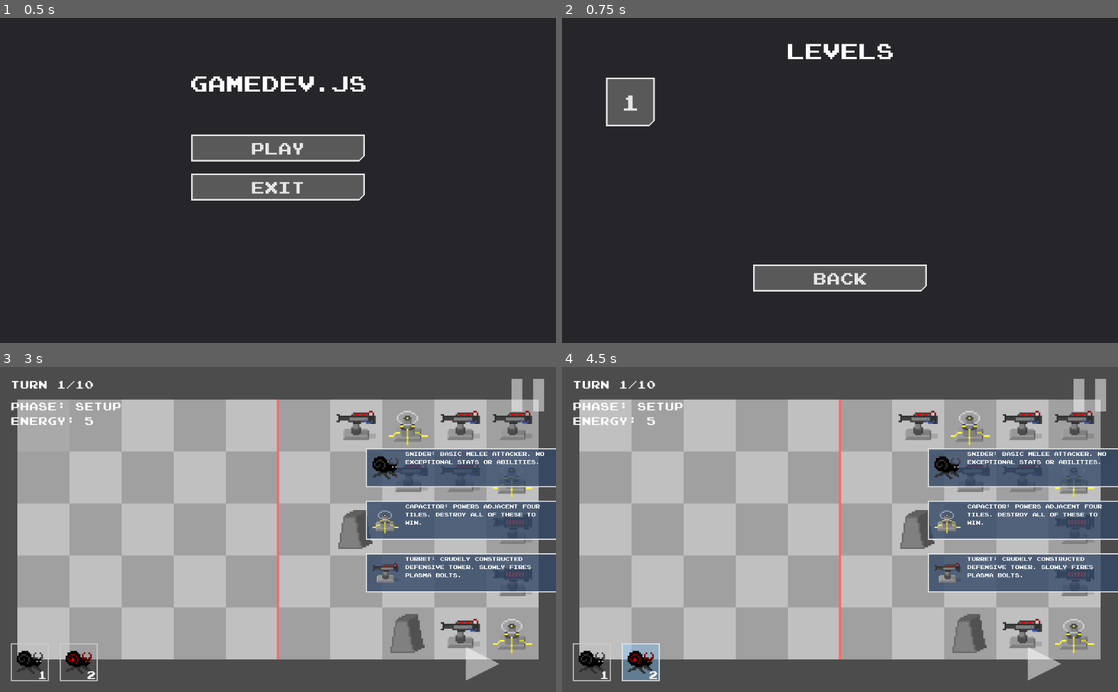
Above: before the commit, frames 1-4 (two rows, left to right).
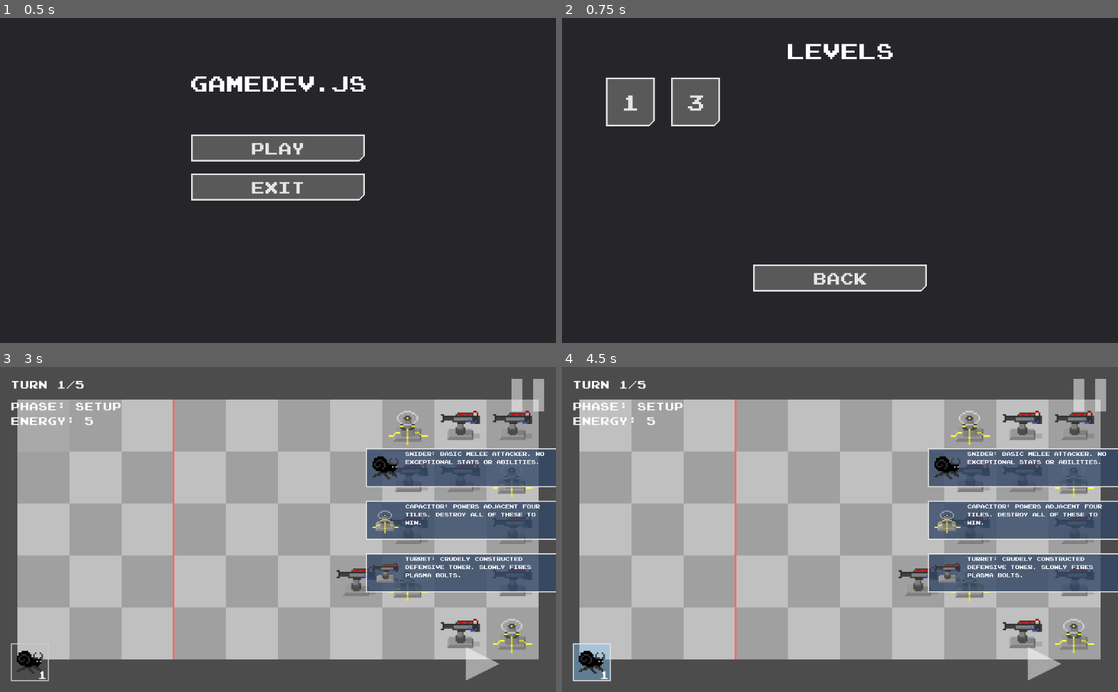
Above: after the commit, the same moments.

Repository: Exospud/Ephemera
Game: Godot game, scene res://screens/title/TitleScreen.tscn
Two runs of this game, one before a commit and one after it. Both use one fixed random seed, a clock stepped at 60 frames per second and the inputs below.
Inputs:
- Up to frame 1 (0.5 s): no input
- Up to frame 2 (0.75 s): click "Play" at 0.5 s
- Up to frame 3 (3 s): click "Back" at 1.25 s; click "Play" at 2 s; click "1" at 2.75 s
- Up to frame 4 (4.5 s): click "1" at 3.5 s; click "2" (after the commit: "1") at 4.25 s

Frame 1 is identical in both runs. In frame 2, 1.3% of the frame differs, in the area x 19-29%, y 18-34%; in frame 3, 3.2%; in frame 4, 4.2%, in the area x 2-96%, y 4-97%.

Commit message:
Created complete first 3 levels
+ various minor changes and fixes

Diff:
--- a/assets/ui/intro_slide/IntroSlide.tscn
+++ b/assets/ui/intro_slide/IntroSlide.tscn
@@ -1,10 +1,11 @@
-[gd_scene load_steps=6 format=2]
+[gd_scene load_steps=7 format=2]
 
 [ext_resource path="res://assets/ui/intro_slide/intro_slide.tres" type="StyleBox" id=1]
 [ext_resource path="res://assets/missing.png" type="Texture" id=2]
 [ext_resource path="res://assets/fonts/TextFont.tres" type="DynamicFont" id=3]
 [ext_resource path="res://assets/ui/intro_slide/IntroSlide.gd" type="Script" id=4]
 [ext_resource path="res://assets/ui/empty.tres" type="StyleBox" id=5]
+[ext_resource path="res://assets/ui/intro_slide/intro_slide_hover.tres" type="StyleBox" id=6]
 
 [node name="IntroSlide" type="Button"]
 anchor_left = 1.0
@@ -14,8 +15,8 @@
 margin_left = -350.0
 margin_bottom = 72.0
 focus_mode = 0
-custom_styles/hover = ExtResource( 1 )
-custom_styles/pressed = ExtResource( 1 )
+custom_styles/hover = ExtResource( 6 )
+custom_styles/pressed = ExtResource( 6 )
 custom_styles/focus = ExtResource( 5 )
 custom_styles/disabled = ExtResource( 5 )
 custom_styles/normal = ExtResource( 1 )
--- /dev/null
+++ b/assets/ui/intro_slide/intro_slide_hover.tres
@@ -0,0 +1,10 @@
+[gd_resource type="StyleBoxFlat" format=2]
+
+[resource]
+bg_color = Color( 0.175, 0.247917, 0.35, 0.784314 )
+border_width_left = 2
+border_width_top = 2
+border_width_bottom = 2
+border_color = Color( 0.9, 0.9, 0.9, 1 )
+corner_detail = 1
+anti_aliasing = false
--- a/game/entities/Deployable.gd
+++ b/game/entities/Deployable.gd
@@ -2,13 +2,6 @@
 
 
 export var cell: Vector2
-
-
-# Called when the node enters the scene tree for the first time.
-func _ready():
-	cell = cell.round();
-	position = _map.map_to_world(cell) + _map.cell_size * 0.5
-	self.add_to_group("placed")
 
 
 ## Returns the manhattan distance between this entity and the specified cell
@@ -23,3 +16,4 @@
 	if _level.cell_available(target):
 		self.cell = target;
 		position = _map.map_to_world(target) + _map.cell_size * 0.5
+		self.add_to_group("placed")
--- a/game/entities/towers/Turret/Turret.tscn
+++ b/game/entities/towers/Turret/Turret.tscn
@@ -3,7 +3,7 @@
 [ext_resource path="res://game/entities/towers/Tower.tscn" type="PackedScene" id=1]
 [ext_resource path="res://game/entities/towers/Turret/turret.png" type="Texture" id=2]
 
-[node name="Cannon" instance=ExtResource( 1 )]
+[node name="Turret" instance=ExtResource( 1 )]
 
 [node name="Sprite" parent="." index="0"]
 texture = ExtResource( 2 )
--- /dev/null
+++ b/game/levels/01.tscn
@@ -0,0 +1,47 @@
+[gd_scene load_steps=4 format=2]
+
+[ext_resource path="res://game/levels/Level.tscn" type="PackedScene" id=1]
+[ext_resource path="res://game/entities/towers/Turret/Turret.tscn" type="PackedScene" id=2]
+[ext_resource path="res://game/entities/towers/Capacitor/Capacitor.tscn" type="PackedScene" id=3]
+
+[node name="Level" instance=ExtResource( 1 )]
+max_turns = 5
+
+[node name="Turret1" parent="." index="0" instance=ExtResource( 2 )]
+cell = Vector2( 9, 0 )
+
+[node name="Capacitor" parent="." index="1" instance=ExtResource( 3 )]
+cell = Vector2( 9, 1 )
+
+[node name="Turret2" parent="." index="2" instance=ExtResource( 2 )]
+cell = Vector2( 9, 2 )
+
+[node name="Turret3" parent="." index="3" instance=ExtResource( 2 )]
+cell = Vector2( 9, 3 )
+
+[node name="Capacitor2" parent="." index="4" instance=ExtResource( 3 )]
+cell = Vector2( 9, 4 )
+
+[node name="Turret4" parent="." index="5" instance=ExtResource( 2 )]
+cell = Vector2( 8, 0 )
+
+[node name="Turret5" parent="." index="6" instance=ExtResource( 2 )]
+cell = Vector2( 8, 1 )
+
+[node name="Turret6" parent="." index="7" instance=ExtResource( 2 )]
+cell = Vector2( 8, 4 )
+
+[node name="Capacitor3" parent="." index="8" instance=ExtResource( 3 )]
+cell = Vector2( 7, 0 )
+
+[node name="Turret7" parent="." index="9" instance=ExtResource( 2 )]
+cell = Vector2( 7, 1 )
+
+[node name="Turret8" parent="." index="10" instance=ExtResource( 2 )]
+cell = Vector2( 7, 2 )
+
+[node name="Capacitor4" parent="." index="11" instance=ExtResource( 3 )]
+cell = Vector2( 7, 3 )
+
+[node name="Turret9" parent="." index="12" instance=ExtResource( 2 )]
+cell = Vector2( 6, 3 )
--- /dev/null
+++ b/game/levels/02.tscn
@@ -0,0 +1,58 @@
+[gd_scene load_steps=5 format=2]
+
+[ext_resource path="res://game/levels/Level.tscn" type="PackedScene" id=1]
+[ext_resource path="res://game/entities/towers/Capacitor/Capacitor.tscn" type="PackedScene" id=2]
+[ext_resource path="res://game/entities/towers/Barricade/Barricade.tscn" type="PackedScene" id=3]
+[ext_resource path="res://game/entities/towers/Turret/Turret.tscn" type="PackedScene" id=4]
+
+[node name="Level" instance=ExtResource( 1 )]
+max_turns = 5
+spawnable = [ 0, 1 ]
+
+[node name="Turret" parent="." index="0" instance=ExtResource( 4 )]
+cell = Vector2( 9, 1 )
+
+[node name="Turret2" parent="." index="1" instance=ExtResource( 4 )]
+cell = Vector2( 8, 0 )
+
+[node name="Turret3" parent="." index="2" instance=ExtResource( 4 )]
+cell = Vector2( 8, 2 )
+
+[node name="Turret4" parent="." index="3" instance=ExtResource( 4 )]
+cell = Vector2( 7, 1 )
+
+[node name="Turret5" parent="." index="4" instance=ExtResource( 4 )]
+cell = Vector2( 9, 2 )
+
+[node name="Turret6" parent="." index="5" instance=ExtResource( 4 )]
+cell = Vector2( 9, 4 )
+
+[node name="Turret7" parent="." index="6" instance=ExtResource( 4 )]
+cell = Vector2( 6, 3 )
+
+[node name="Turret8" parent="." index="7" instance=ExtResource( 4 )]
+cell = Vector2( 7, 2 )
+
+[node name="Turret9" parent="." index="8" instance=ExtResource( 4 )]
+cell = Vector2( 7, 4 )
+
+[node name="Capacitor" parent="." index="9" instance=ExtResource( 2 )]
+cell = Vector2( 8, 1 )
+
+[node name="Capacitor2" parent="." index="10" instance=ExtResource( 2 )]
+cell = Vector2( 9, 3 )
+
+[node name="Capacitor3" parent="." index="11" instance=ExtResource( 2 )]
+cell = Vector2( 6, 2 )
+
+[node name="Capacitor4" parent="." index="12" instance=ExtResource( 2 )]
+cell = Vector2( 8, 4 )
+
+[node name="Barricade" parent="." index="13" instance=ExtResource( 3 )]
+cell = Vector2( 8, 3 )
+
+[node name="Barricade2" parent="." index="14" instance=ExtResource( 3 )]
+cell = Vector2( 5, 2 )
+
+[node name="Barricade3" parent="." index="15" instance=ExtResource( 3 )]
+cell = Vector2( 6, 0 )
--- /dev/null
+++ b/game/levels/03.tscn
@@ -0,0 +1,59 @@
+[gd_scene load_steps=6 format=2]
+
+[ext_resource path="res://game/levels/Level.tscn" type="PackedScene" id=1]
+[ext_resource path="res://game/entities/towers/Capacitor/Capacitor.tscn" type="PackedScene" id=2]
+[ext_resource path="res://game/entities/towers/Autocannon/Autocannon.tscn" type="PackedScene" id=3]
+[ext_resource path="res://game/entities/towers/Turret/Turret.tscn" type="PackedScene" id=4]
+[ext_resource path="res://game/entities/towers/Barricade/Barricade.tscn" type="PackedScene" id=5]
+
+[node name="Level" instance=ExtResource( 1 )]
+max_turns = 5
+spawnable = [ 0, 1 ]
+
+[node name="Turret2" parent="." index="0" instance=ExtResource( 4 )]
+cell = Vector2( 8, 1 )
+
+[node name="Turret4" parent="." index="1" instance=ExtResource( 4 )]
+cell = Vector2( 8, 4 )
+
+[node name="Turret5" parent="." index="2" instance=ExtResource( 4 )]
+cell = Vector2( 6, 0 )
+
+[node name="Turret6" parent="." index="3" instance=ExtResource( 4 )]
+cell = Vector2( 7, 3 )
+
+[node name="Turret7" parent="." index="4" instance=ExtResource( 4 )]
+cell = Vector2( 8, 2 )
+
+[node name="Capacitor" parent="." index="5" instance=ExtResource( 2 )]
+cell = Vector2( 9, 1 )
+
+[node name="Capacitor2" parent="." index="6" instance=ExtResource( 2 )]
+cell = Vector2( 9, 4 )
+
+[node name="Capacitor3" parent="." index="7" instance=ExtResource( 2 )]
+cell = Vector2( 7, 0 )
+
+[node name="Capacitor4" parent="." index="8" instance=ExtResource( 2 )]
+cell = Vector2( 7, 2 )
+
+[node name="Capacitor5" parent="." index="9" instance=ExtResource( 2 )]
+cell = Vector2( 6, 3 )
+
+[node name="Barricade" parent="." index="10" instance=ExtResource( 5 )]
+cell = Vector2( 7, 4 )
+
+[node name="Barricade2" parent="." index="11" instance=ExtResource( 5 )]
+cell = Vector2( 6, 2 )
+
+[node name="Autocannon" parent="." index="12" instance=ExtResource( 3 )]
+cell = Vector2( 9, 2 )
+
+[node name="Autocannon2" parent="." index="13" instance=ExtResource( 3 )]
+cell = Vector2( 9, 3 )
+
+[node name="Autocannon3" parent="." index="14" instance=ExtResource( 3 )]
+cell = Vector2( 9, 0 )
+
+[node name="Autocannon4" parent="." index="15" instance=ExtResource( 3 )]
+cell = Vector2( 7, 1 )
--- a/game/levels/Level.gd
+++ b/game/levels/Level.gd
@@ -1,12 +1,21 @@
 class_name Level extends Node2D
 
+
+enum Units {SNIDER, SNASER} ## Enum exports broken lol, copy from Properties.Units
 
 export var max_turns := 10
 export var base_turn_duration := 15
 export var base_energy_gen := 5
-export(Array, int) var spawnable = []
+export var spawn_area_width := 3
+export(Array, Units) var spawnable = [Units.SNIDER]
 
 onready var _map := $"../Map"
+
+
+## Called when the node enters the scene tree for the first time.
+func _ready():
+	for entity in get_children():
+		entity.set_cell(entity.cell)
 
 
 ## Returns true if this cell contains an entity
@@ -16,7 +25,7 @@
 
 ## Returns true if a new unit can be placed on the specified cell
 func cell_available(cell: Vector2) -> bool:
-	return _map.is_valid_cell(cell) && not has_entity(cell)
+	return _map.is_valid_cell(cell) and not has_entity(cell)
 
 
 ## Returns the entity occupying this cell, or null if there is none
@@ -35,8 +44,3 @@
 		var entity : Entity = Properties.unit_assets[unit].scene.instance()
 		add_child(entity)
 		entity.set_cell(cell)
-
-
-## ABSTRACT
-func on_clear():
-	pass
--- a/game/stage/Stage.gd
+++ b/game/stage/Stage.gd
@@ -2,14 +2,15 @@
 
 
 onready var _map := $Map
+onready var _spawn_border := $Map/SpawnBorder
 onready var _level : Level
+onready var _end_timer : Timer = $EndTimer
 
 onready var _turn_label : Label = $"../HUD/TurnLabel"
 onready var _time_label : Label = $"../HUD/TimeLabel"
 onready var _select_buttons := $"../HUD/SelectButtons"
 onready var _play_button := $"../HUD/PlayButton"
 onready var _stop_button := $"../HUD/StopButton"
-onready var _end_timer : Timer = $EndTimer
 
 var turn_number : int = 0
 var time_elapsed : float = 0.0
@@ -21,15 +22,7 @@
 
 ## Called when the node enters the scene tree for the first time.
 func _ready():
-	var assets = Properties.level_assets[Properties.current_level]
-	_level = assets.scene.instance()
-	add_child(_level)
-
-	_select_buttons.clear_children()
-	_select_buttons.set_buttons(_level)
-	_select_buttons.set_intro_slides(assets.unlocks)
-
-	time_elapsed = _level.base_turn_duration
+	_init_level()
 	_end_timer.set_paused(true)
 	end_turn()
 
@@ -45,6 +38,19 @@
 
 	if Input.is_action_just_pressed("ui_accept"):
 		start_turn() if setup_phase else end_turn()
+
+
+func _init_level():
+	var assets = Properties.level_assets[Properties.current_level]
+	_level = assets.scene.instance()
+	add_child(_level)
+
+	_select_buttons.clear_children()
+	_select_buttons.set_buttons(_level)
+	_select_buttons.set_intro_slides(assets.unlocks)
+	_spawn_border.position.x = _level.spawn_area_width * _map.cell_size.x
+
+	time_elapsed = _level.base_turn_duration
 
 
 ## Check members of entity groups
@@ -71,7 +77,7 @@
 		return
 
 	var mouse_cell : Vector2 = _map.get_mouse_cell()
-	if _level.cell_available(mouse_cell) and mouse_cell.x < 5:
+	if _level.cell_available(mouse_cell) and mouse_cell.x < _level.spawn_area_width:
 		_level.spawn_entity(mouse_cell, selected_unit)
 		energy -= cost
 
@@ -118,7 +124,6 @@
 	# The level is considered lost if the turn limit has been exceeded
 	if turn_number >= _level.max_turns:
 		_end_timer.set_paused(false)
-		return
 
 	var time_remaining := ceil(_level.base_turn_duration - time_elapsed)
 
@@ -132,7 +137,11 @@
 func _end_game():
 	if get_tree().get_nodes_in_group("powered").empty():
 		var level_unlocks : Array = Properties.level_assets[Properties.current_level].unlocks.levels
-		Properties.unlocked_levels.append_array(level_unlocks)
+
+		for unlock in level_unlocks:
+			if not Properties.unlocked_levels.has(unlock):
+				Properties.unlocked_levels.append(unlock)
+
 		get_tree().change_scene("res://screens/win/WinScreen.tscn")
 	else:
 		get_tree().change_scene("res://screens/loss/LossScreen.tscn")
--- a/game/stage/Stage.tscn
+++ b/game/stage/Stage.tscn
@@ -28,8 +28,8 @@
 "_edit_lock_": true
 }
 
-[node name="Line2D" type="Line2D" parent="Map"]
-points = PoolVector2Array( 160, 0, 160, 160 )
+[node name="SpawnBorder" type="Line2D" parent="Map"]
+points = PoolVector2Array( 0, 0, 0, 160 )
 width = 1.0
 default_color = Color( 1, 0.4, 0.4, 1 )
 __meta__ = {
--- a/global/Properties.gd
+++ b/global/Properties.gd
@@ -53,7 +53,7 @@
 ## Dictionary of assets for levels
 const level_assets := {
 	Levels.LEVEL_1: {
-		"scene": preload("res://game/levels/TestLevel.tscn"),
+		"scene": preload("res://game/levels/01.tscn"),
 		"unlocks": {
 			"units": [Units.SNIDER],
 			"towers": [Towers.CAPACITOR, Towers.TURRET],
@@ -61,7 +61,7 @@
 		}
 	},
 	Levels.LEVEL_2: {
-		"scene": preload("res://game/levels/TestLevel.tscn"),
+		"scene": preload("res://game/levels/02.tscn"),
 		"unlocks": {
 			"units": [Units.SNASER],
 			"towers": [Towers.BARRICADE],
@@ -69,7 +69,7 @@
 		}
 	},
 	Levels.LEVEL_3: {
-		"scene": preload("res://game/levels/TestLevel.tscn"),
+		"scene": preload("res://game/levels/03.tscn"),
 		"unlocks": {
 			"units": [],
 			"towers": [Towers.AUTOCANNON],
@@ -78,5 +78,5 @@
 	},
 }
 
-var unlocked_levels := [Levels.LEVEL_1]
+var unlocked_levels := [Levels.LEVEL_1, Levels.LEVEL_3]
 var current_level : int = -1
--- a/screens/loss/LossScreen.gd
+++ b/screens/loss/LossScreen.gd
@@ -17,4 +17,4 @@
 
 ## Sends the user back to the title screen
 func _quit_to_title():
-	get_tree().change_scene("res://screens/title/TitleScreen.tscn")
+	get_tree().change_scene("res://screens/select/LevelSelectScreen.tscn")
--- a/screens/play/HUD.gd
+++ b/screens/play/HUD.gd
@@ -9,8 +9,10 @@
 
 
 func _on_play_pressed():
+	_stage.can_place = true
 	_stage.start_turn()
 
 
 func _on_stop_pressed():
+	_stage.can_place = true
 	_stage.end_turn()
--- a/screens/win/WinScreen.gd
+++ b/screens/win/WinScreen.gd
@@ -27,4 +27,4 @@
 
 ## Sends the user back to the title screen
 func _quit_to_title():
-	get_tree().change_scene("res://screens/title/TitleScreen.tscn")
+	get_tree().change_scene("res://screens/select/LevelSelectScreen.tscn")
